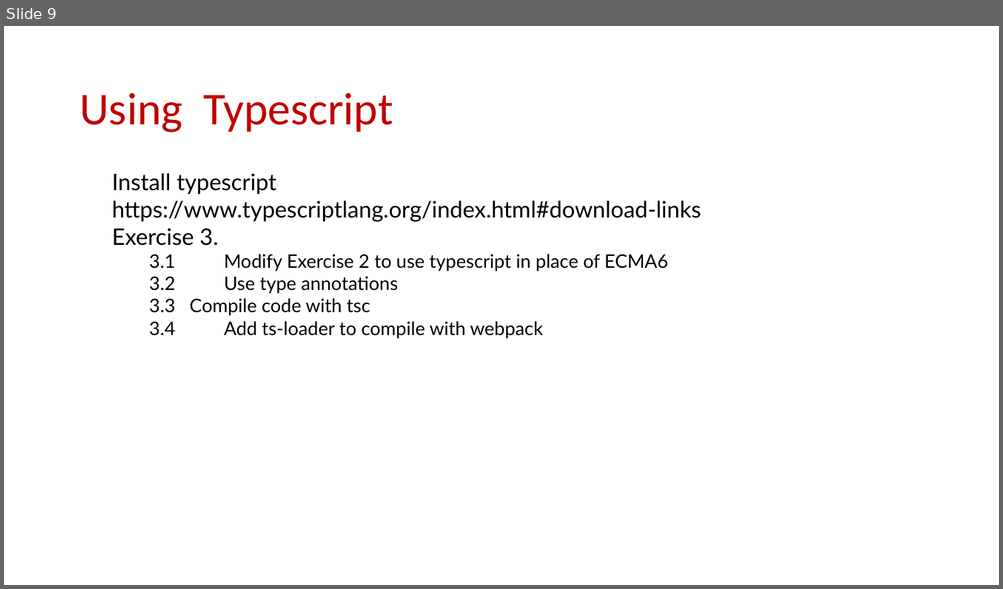
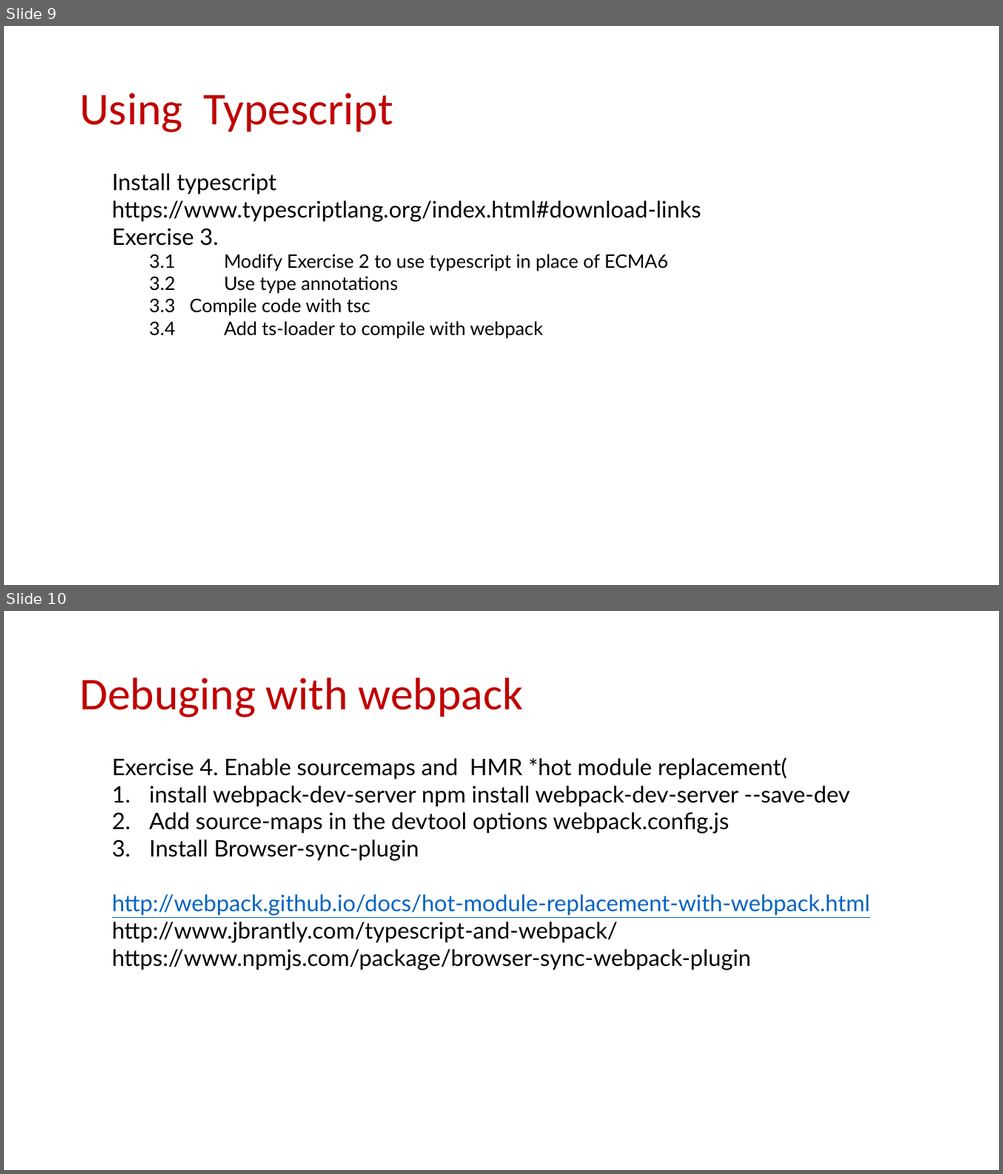
Before and after one commit to Robert-Freire/movie-browser, a slide deck: resume.pptx. Shown one above the other, each under a label of ours: slide 9 before the commit, slides 9 and 10 after it. The pictures are 1003x589 and 1003x1174 pixels, drawn with LibreOffice and Linux fonts; fonts in the diff are those of the drawing; background and template pictures are left out. Boxes give left, top, right and bottom in pixels: in the first picture for what was removed or moved away, otherwise in the second. Text is boxed around its words. In the diff, an @@ line names an element or a change of style, - is before the commit and + after.

```diff
--- a/resume.pptx
+++ b/resume.pptx
@@ slide 10 added at [4,611,999,1170], background #FFFFFF @@
@@ title added at [79,678,523,718], 44 pt, text #C00000 @@
+Debuging with webpack
@@ text added at [112,758,870,971], 22 pt, text #000000 @@
+Exercise 4. Enable sourcemaps and HMR *hot module replacement(
+1. install webpack-dev-server npm install webpack-dev-server --save-dev
+2. Add source-maps in the devtool options webpack.config.js
+3. Install Browser-sync-plugin
+http://webpack.github.io/docs/hot-module-replacement-with-webpack.html
+http://www.jbrantly.com/typescript-and-webpack/
+https://www.npmjs.com/package/browser-sync-webpack-plugin
```
Also in this commit, not shown: 1 slide changed, 3 other slides added.
